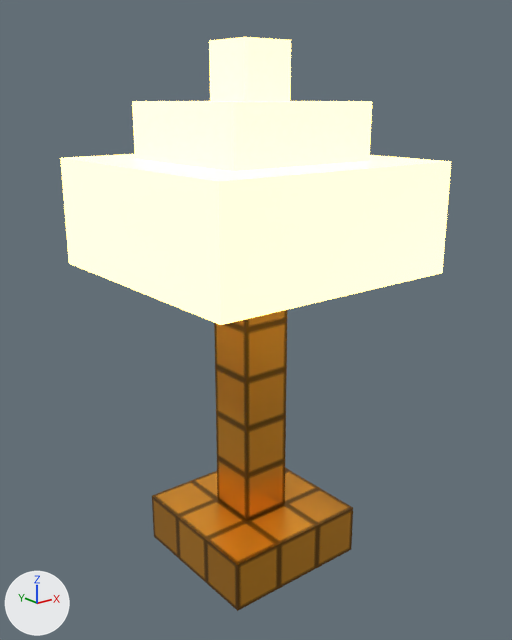
What one commit did to the glTF model game/assets/kit/tables/table_lamp_lit.glb.
Rendered twice from a 50 mm lens placed at (-0.404, -0.513, 0.453), pointed at (0.004, -0.004, 0.249). Every picture has the same lights, and +X, +Y and +Z are marked at lower left. The older version comes first. Vertices at exactly the same position are counted once.

The first picture shows 'table_lamp_lit'.
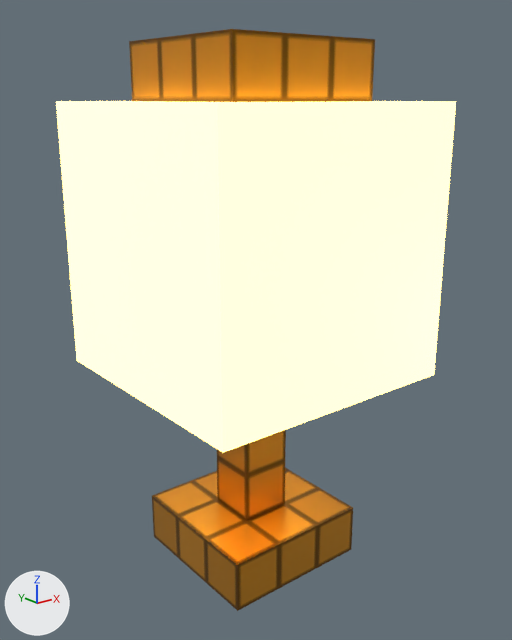
Boxes [x1, y1, x2, y2] around the edits, measured in the pictures (512 x 640 px):
'table_lamp_lit', reshaped: before [60, 37, 451, 611]; after [56, 29, 456, 611]
part 1 of me_table_lamp_lit, built on: before [60, 37, 451, 325]; after [56, 29, 456, 452]
part 2 of me_table_lamp_lit, surface changed: before [69, 162, 451, 520]; after [77, 102, 456, 520]

Diff of the bpy script that builds the scene:
```diff
--- a/game/assets/kit/tables/table_lamp_lit.glb.py
+++ b/game/assets/kit/tables/table_lamp_lit.glb.py
@@ me_table_lamp_lit @@
 # used by ob_table_lamp_lit; location = (0.0, 0.0, 0.0)
-me_table_lamp_lit.from_pydata(...)  # 56 vertices, 74 faces; spans x -0.125..0.125, y -0.125..0.125, z 0.0..0.5
+me_table_lamp_lit.from_pydata(...)  # 44 vertices, 58 faces; spans x -0.125..0.125, y -0.125..0.125, z 0.0..0.5
+# me_table_lamp_lit part 1
+# 20 vertices are removed from x -0.125..0.125, y -0.075..0.125, z 0.4..0.5
+# 37 faces are deleted
+# 12 vertices in x -0.125..0.125, y -0.125..0.125, z 0.3 move by (0.0, 0.0, -0.1)
+# 3 vertices in x -0.125..0.125, y -0.125..0.125, z 0.4 move by (0.0, 0.0, 0.05)
+# 1 vertex moves from x -0.075, y -0.025, z 0.45 to x -0.075, y -0.075, z 0.5
+# 8 vertices are added at x -0.125..0.125, y -0.075..0.125, z 0.45..0.5
+# 10 new faces join them, mat_cymbalgold
+# 11 new faces join them, mat_lampgold_emissive (yellow #ffdd78, glowing yellow #ffdd78)
+# me_table_lamp_lit part 2: 19 kept faces spanning x -0.125..0.125, y -0.125..0.125, z 0.05..0.45 get new texture (UV) coordinates
 me_table_lamp_lit.materials.append(mat_cymbalgold)
```
